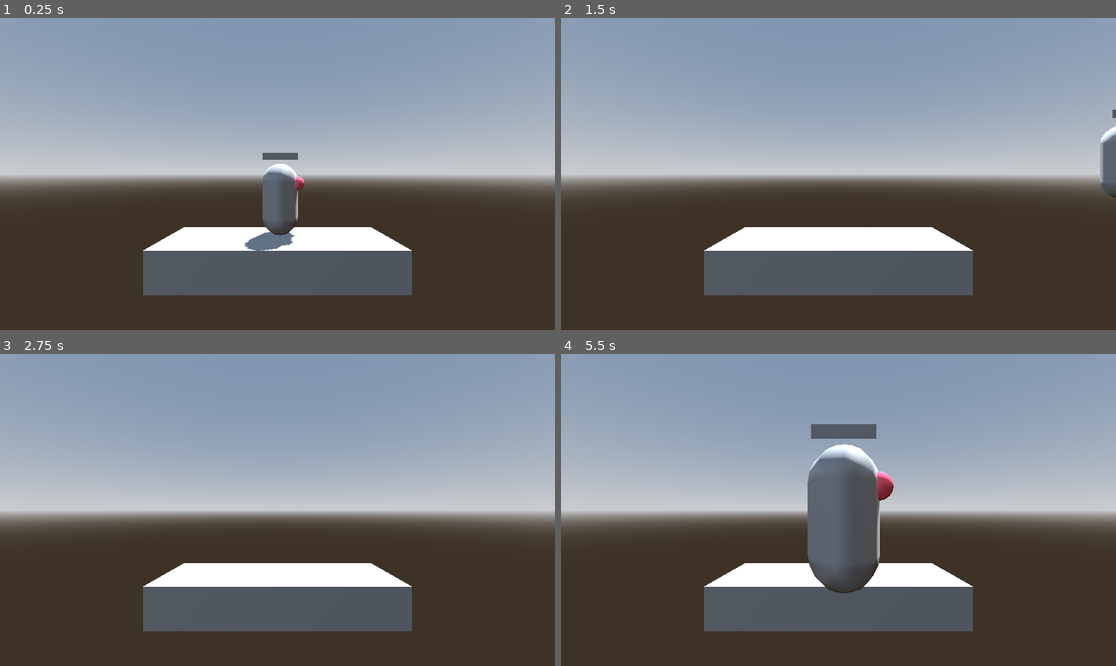
Above: before the commit, frames 1-4 (two rows, left to right).
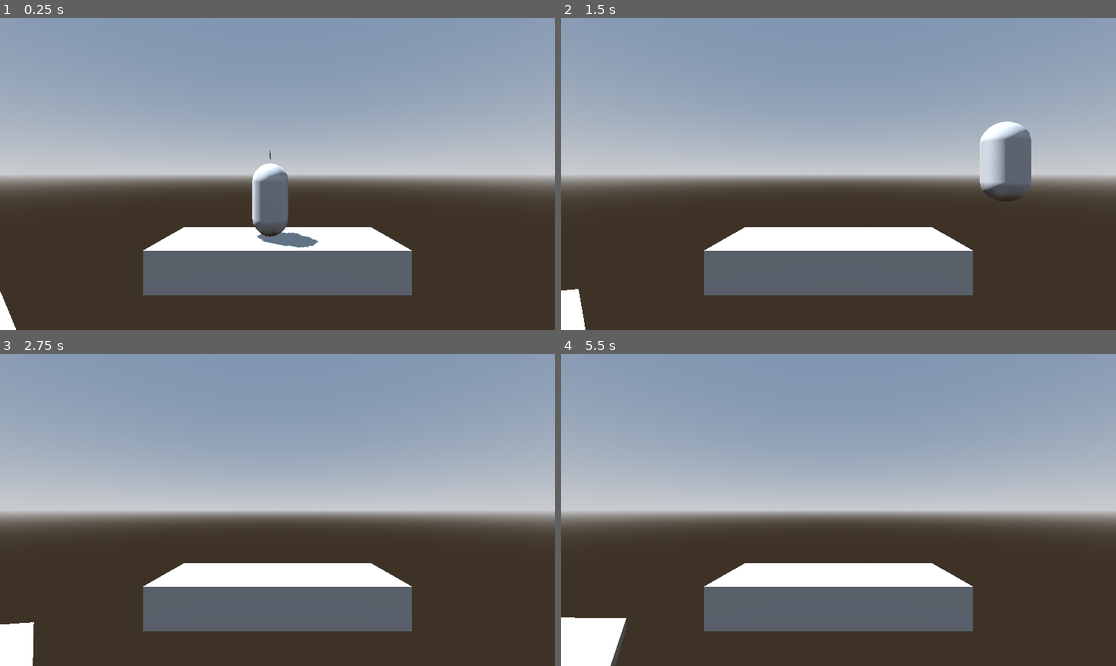
Above: after the commit, the same moments.

Repository: LiranDat/PlatformRacer
Game: Godot game, scene res://test.tscn
Same seed, same stepped clock (60 frames per second), same inputs: the game is played once before the commit and once after it.
Inputs:
- Up to frame 1 (0.25 s): no input
- Up to frame 2 (1.5 s): hold D (P1Right) 0.53-1.28 s; tap Space (P1Jump) at 0.77 s; hold S (P1Down) from 1.28 s (still down)
- Up to frame 3 (2.75 s): tap Space (P1Jump) at 1.52 s; release S (P1Down) at 2.03 s; hold D (P1Right) from 2.03 s (still down)
- Up to frame 4 (5.5 s): tap Enter at 2.75 s; release D (P1Right) at 2.78 s; hold W (P1Up) 2.78-3.53 s; tap Space (P1Jump) at 3.02, 3.77, 4.25, 4.52 s; hold A (P1Left) 3.53-5.03 s; hold S (P1Down) from 5.03 s (still down)

The runs differ from the first frame. In frame 1, 1.6% of the frame differs, in the area x 0-58%, y 42-100%; in frame 2, 2.5%; in frame 3, 0.8%; in frame 4, 7.6%, in the area x 0-60%, y 22-100%.

Commit message:
Camera based movement and receive camera speed

Diff:
--- /dev/null
+++ b/platform.gd
@@ -0,0 +1,17 @@
+extends Node3D
+@export var platformSpeed : float = 1.0
+@export var platformPath : PathFollow3D
+
+var previousPosition : Vector3
+var platformVelocity : Vector3
+
+func _ready() -> void:
+	previousPosition = global_position
+	pass
+
+func _process(delta: float) -> void:
+	if(platformPath):
+		platformPath.progress += platformSpeed * delta
+	platformVelocity = global_position-previousPosition
+	previousPosition = global_position
+	pass
--- a/platform.tscn
+++ b/platform.tscn
@@ -1,4 +1,6 @@
-[gd_scene load_steps=3 format=3 uid="uid://dnp6tk7y4p2wg"]
+[gd_scene load_steps=4 format=3 uid="uid://dnp6tk7y4p2wg"]
+
+[ext_resource type="Script" uid="uid://b7lwabkkejm5t" path="res://platform.gd" id="1_mi635"]
 
 [sub_resource type="BoxMesh" id="BoxMesh_5ajho"]
 size = Vector3(6, 1, 2)
@@ -7,6 +9,7 @@
 size = Vector3(6, 1, 2)
 
 [node name="Platform" type="Node3D"]
+script = ExtResource("1_mi635")
 
 [node name="StaticBody3D" type="StaticBody3D" parent="."]
 
--- a/player.gd
+++ b/player.gd
@@ -1,4 +1,6 @@
 extends CharacterBody3D
+
+@export var movementCamera : Camera3D
 
 var timer = 60
 
@@ -9,13 +11,15 @@
 	velocity.y += get_gravity().y*delta
 	# Get the input direction and handle the movement/deceleration.
 	# As good practice, you should replace UI actions with custom gameplay actions.
-	var verticalDirection := Input.get_axis("P1Left", "P1Right")
-	velocity.x = move_toward(velocity.x,verticalDirection*10.0, 0.5)
-	var horizontalDireciton = Input.get_axis("P1Up", "P1Down")
-	velocity.z = move_toward(velocity.z,horizontalDireciton*10.0, 0.5)
+	var direction = Vector3(Input.get_axis("P1Down","P1Up"),0.0,Input.get_axis("P1Left", "P1Right")).rotated(Vector3(0.0,1.0,0.0),movementCamera.rotation.y)
+	#horizontalDirection = movementCamera.get_camera_transform()*verticalDirection
+	velocity += direction*10.0*delta
+	#velocity.z = move_toward(velocity.z,horizontalDireciton*10.0, 0.5)
 	#Wind in between player and body, affect by wind
-	move_and_slide()
-
+	if(move_and_slide()):
+		var collider = get_slide_collision(0).get_collider(0)
+		reparent(collider,true)
+	pass
 func _process(delta: float) -> void:
 	# timer läuft runter und modifiziert die länge vom balken
 	timer -= 1*delta
--- a/test.tscn
+++ b/test.tscn
@@ -15,6 +15,13 @@
 sky = SubResource("Sky_6uqi0")
 tonemap_mode = 2
 
+[sub_resource type="Curve3D" id="Curve3D_8uh7m"]
+_data = {
+"points": PackedVector3Array(0, 0, 0, 28.235, 0, 0, 0, 0, 0, 18.74, 0, 0, 0, 0, 0, 16.629, -0.083, -65.541),
+"tilts": PackedFloat32Array(0, 0)
+}
+point_count = 2
+
 [node name="Node3D" type="Node3D"]
 
 [node name="DirectionalLight3D" type="DirectionalLight3D" parent="."]
@@ -24,7 +31,23 @@
 [node name="WorldEnvironment" type="WorldEnvironment" parent="."]
 environment = SubResource("Environment_ppyta")
 
-[node name="Platform" parent="." instance=ExtResource("1_8uh7m")]
+[node name="Player" parent="." node_paths=PackedStringArray("movementCamera") instance=ExtResource("2_6uqi0")]
+transform = Transform3D(1, 0, 0, 0, 1, 0, 0, 0, 1, 0.0736413, 1.5, -0.196745)
+movementCamera = NodePath("../Path3D/PathFollow3D/Platform/Camera3D")
 
-[node name="Player" parent="." instance=ExtResource("2_6uqi0")]
-transform = Transform3D(1, 0, 0, 0, 1, 0, 0, 0, 1, 0.0736413, 1.5, -0.196745)
+[node name="CSGPolygon3D" type="CSGPolygon3D" parent="."]
+transform = Transform3D(1, 0, 0, 0, -4.37114e-08, 1, 0, -1, -4.37114e-08, -7.49442, -8.47773, 33.1106)
+polygon = PackedVector2Array(0, 0, -0.756356, 1.96128, 1.83954, 5.66871, 0.442291, 7.23147, -1.37165, 11.7599, -1.11773, 20.3197, 1.86814, 33.8824, 14.8215, 57.7465, 4.29763, 96.8857, -7.37318, 124.074, 2.28542, 116.931, 20.2757, 58.3669, 14, 48, 7, 32, 2.65444, 18.8053, 2.26217, 11.9152, 4.19916, 6.75074, 2.68746, 4.0557, 1.0344, 1.87463, 1, 0)
+
+[node name="Path3D" type="Path3D" parent="."]
+curve = SubResource("Curve3D_8uh7m")
+
+[node name="PathFollow3D" type="PathFollow3D" parent="Path3D"]
+transform = Transform3D(-4.37099e-08, 0, -0.999978, 0, 0.999971, 0, 0.999966, 0, -4.37104e-08, 0, 0, 0)
+tilt_enabled = false
+
+[node name="Platform" parent="Path3D/PathFollow3D" node_paths=PackedStringArray("platformPath") instance=ExtResource("1_8uh7m")]
+transform = Transform3D(1, 0, 0, 0, 1.00001, 0, 0, 0, 1, 0, 0, 0)
+platformPath = NodePath("..")
+
+[editable path="Path3D/PathFollow3D/Platform"]
Not shown, added: platform.gd.uid
Not shown: 1 places in test.tscn that only renumber resources
